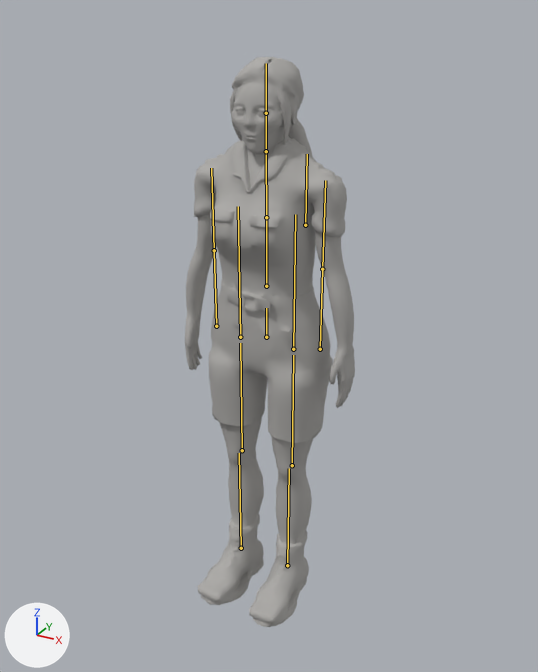
The glTF model models/keeper/female/keeper_female.glb: old version first, new version second.
Camera for both pictures: a camera (50 mm lens) standing at (0.98, -1.768, 1.791) and looking at (-0.002, 0.018, 0.898). Arrows for +X, +Y and +Z are at lower left; the lights stay in place. The older version comes first. Both versions are drawn at the pose saved in each file; the numbers are the values there. The bones that change, and the others that lie on the model, are drawn over the model as lines.
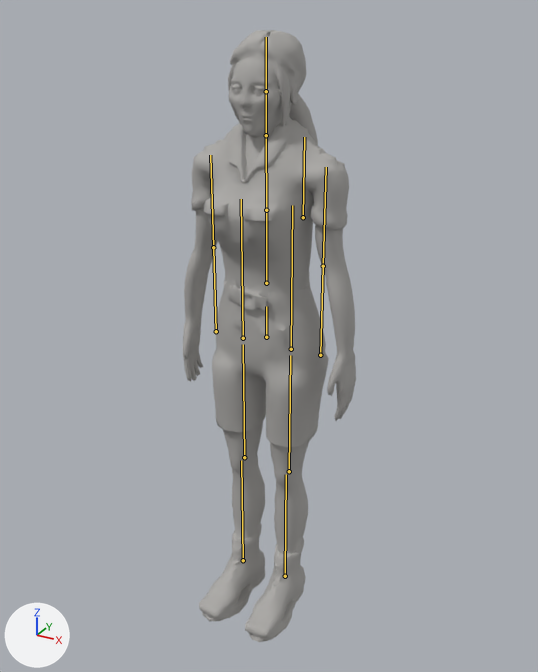
Boxes [x1, y1, x2, y2] around the edits, measured in the pictures (538 x 672 px):
'Mesh_0', posed (7% taller): before [185, 57, 355, 627]; after [183, 30, 356, 642]
bone 'hips', root to tip: before (266, 337) to (266, 308); after (266, 337) to (266, 306)
bone 'chest', root to tip: before (266, 217) to (266, 151); after (266, 210) to (266, 135)
bone 'head', root to tip: before (266, 113) to (266, 63); after (266, 91) to (266, 37)

Diff of the bpy script that builds the scene:
```diff
--- a/models/keeper/female/keeper_female.glb.py
+++ b/models/keeper/female/keeper_female.glb.py
@@ bone_hips @@
 bone_hips = bpy.data.objects['keeper_female_rig'].pose.bones['hips']
-bone_hips.scale = (1.0, 1.0, 1.0)
+bone_hips.scale = (0.9, 1.06, 1.08)
@@ bone_chest @@
 bone_chest = bpy.data.objects['keeper_female_rig'].pose.bones['chest']  # child of 'spine'
-bone_chest.scale = (1.0, 1.0, 1.0)
+bone_chest.scale = (1.12, 1.05, 1.15)
@@ bone_head @@
 bone_head = bpy.data.objects['keeper_female_rig'].pose.bones['head']  # child of 'neck'
-bone_head.scale = (1.0, 1.0, 1.0)
+bone_head.scale = (0.97, 0.97, 0.97)
```
